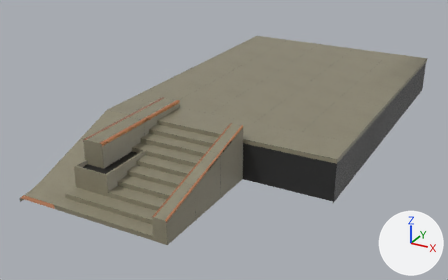
One commit to the glTF model public/models/banks.glb: the scene before it, then after it.
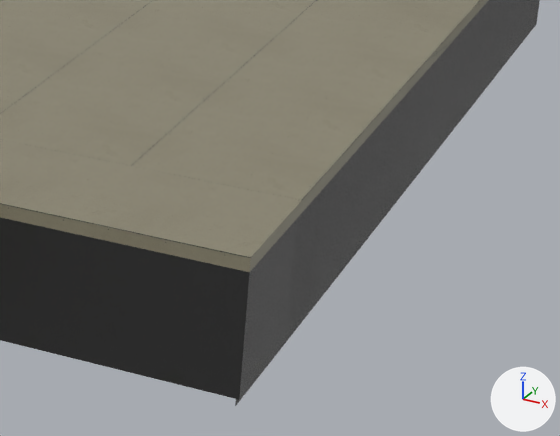
Each version is shown whole from a 50 mm camera at (128.9, -284.8, 128.0) aimed at (-13.9, -25.2, -1.8), then close up on the part from 59% to 96% of the width and 30% to 76% of the height. Every picture has the same lights, and +X, +Y and +Z are marked at lower right. Where no turn or scale is listed for an object, it has been applied to the vertices.

Names of what the first close-up shows: 'MainBlockConcrete', 'MainBlockWood'.
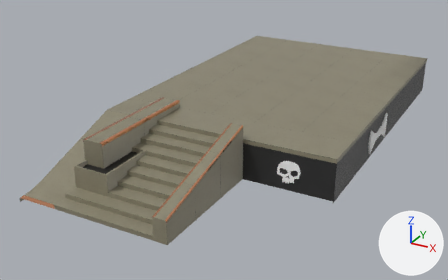
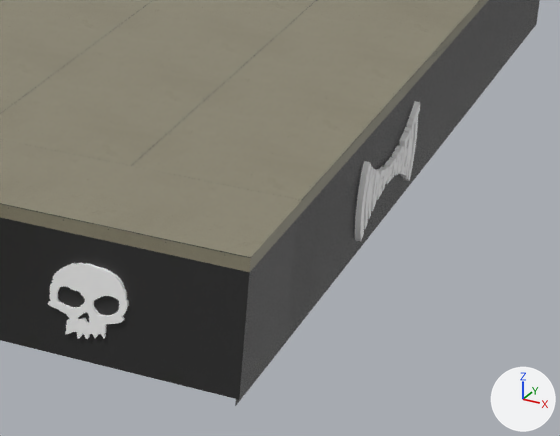
What the commit changed:
Material 'SVGMat.009' (mat_svgmat_009) is new.
Its base color is (1.0, 1.0, 1.0) (white #ffffff).
Its roughness is 0.4.
Material 'SVGMat.004' (mat_svgmat_004) is new.
Its base color is (1.0, 1.0, 1.0) (white #ffffff).
Its roughness is 0.4.
Mesh me_curve_004 is new.
It has 3336 vertices, 6640 faces and spans x 0.0..0.8, y -15.6..12.6, z -6.2..6.3.
It uses material mat_svgmat_009 (white #ffffff).
Mesh me_curve_002 is new.
It has 1852 vertices, 3712 faces and spans x -5.2..5.72, y -0.29..0.29, z -4.42..6.26.
It uses material mat_svgmat_004 (white #ffffff).
Object 'Independent' (ob_independent) is new; it shows me_curve_004.
Its location is (59.1, 0.0, 8.0).
Object 'ZERO' (ob_zero) is new; it shows me_curve_002.
Its location is (38.3, -63.2, 7.7).

Boxes (x1, y1, x2, y2) around the edits, measured in the close-ups (560 x 436 px):
'ZERO', added
    after: (48, 263, 129, 339)
'Independent', added
    after: (355, 101, 420, 241)
